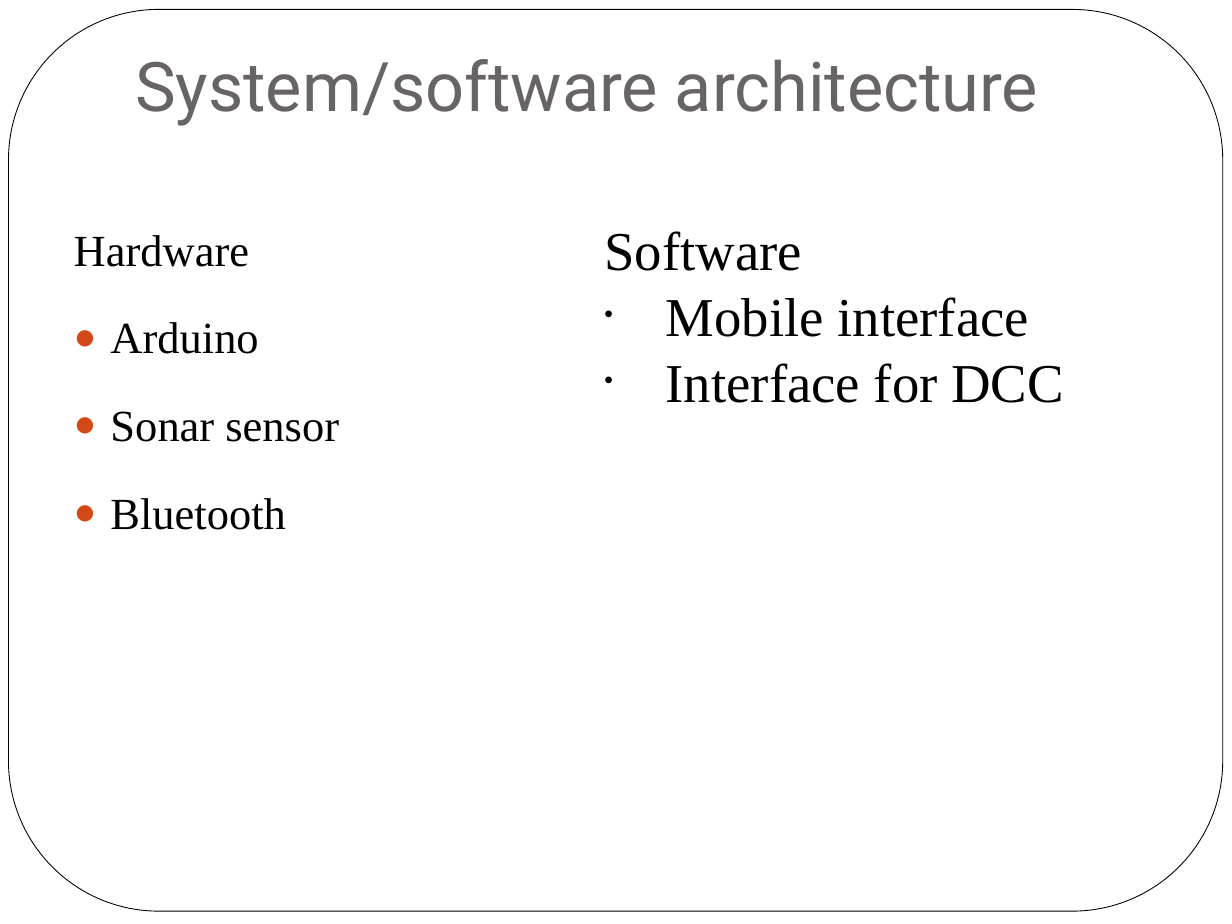
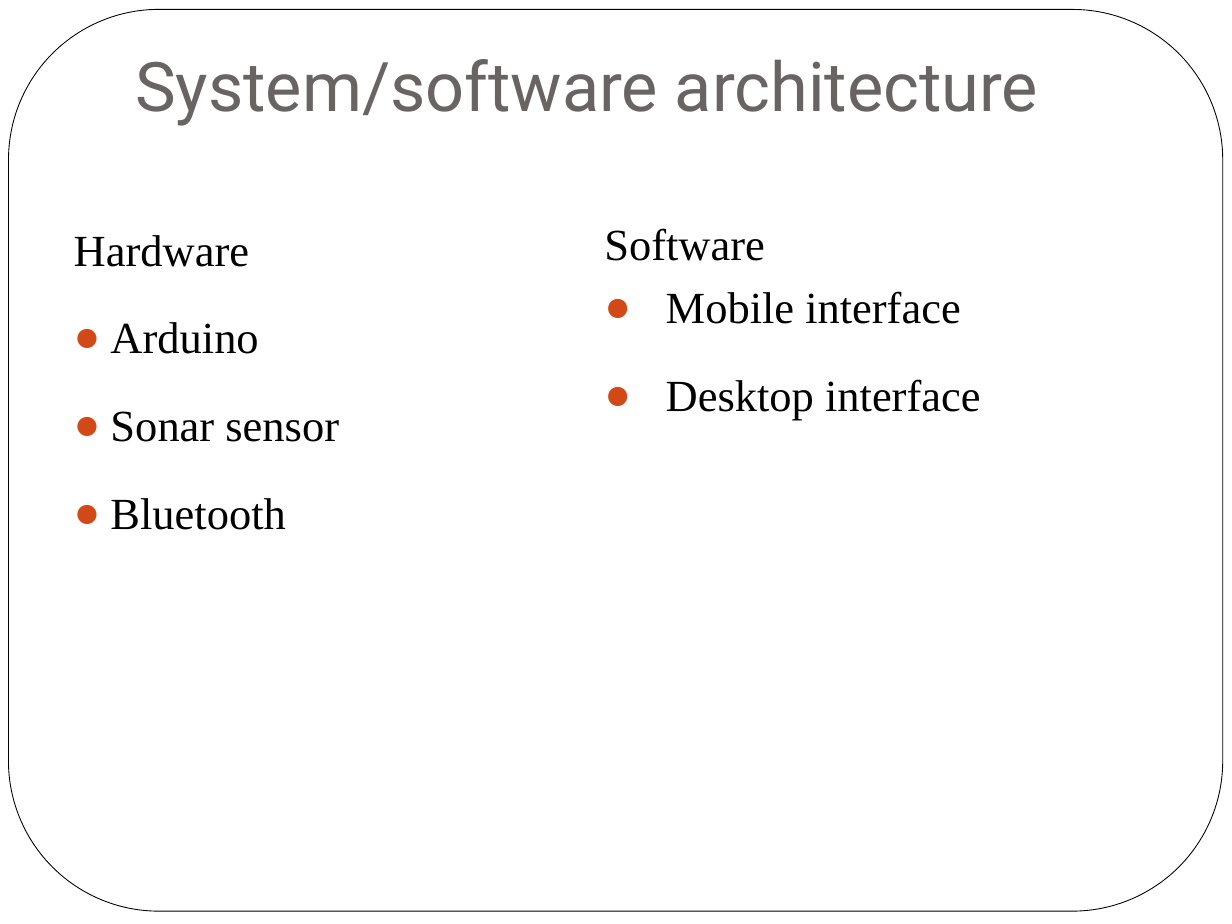
Before and after one commit to unverferthz/Project-2015, a slide deck: slide 5 of CZ Technical Defence (1)Update.ppt. Drawn at 1232x924 pixels with LibreOffice and Linux fonts; fonts in the diff are those of the drawing. Boxes give left, top, right and bottom in pixels: in the first picture for what was removed or moved away, otherwise in the second. Text is boxed around its words. In the diff, an @@ line names an element or a change of style, - is before the commit and + after.

```diff
--- a/CZ Technical Defence (1)Update.ppt
+++ b/CZ Technical Defence (1)Update.ppt
@@ text at (x1=604, y1=228, x2=960, y2=324): size 32 to 26 pt in "Software", "Mobile interface"; bullet • to ●; more space between paragraphs; bullet colour #000000 to #D34817 @@
@@ text at (x1=666, y1=379, x2=980, y2=420): text changed; size 32 to 26 pt @@
-• Interface for DCC
+● Desktop interface
```
Also in this commit, not shown: 4 other slides changed, 1 other file.
